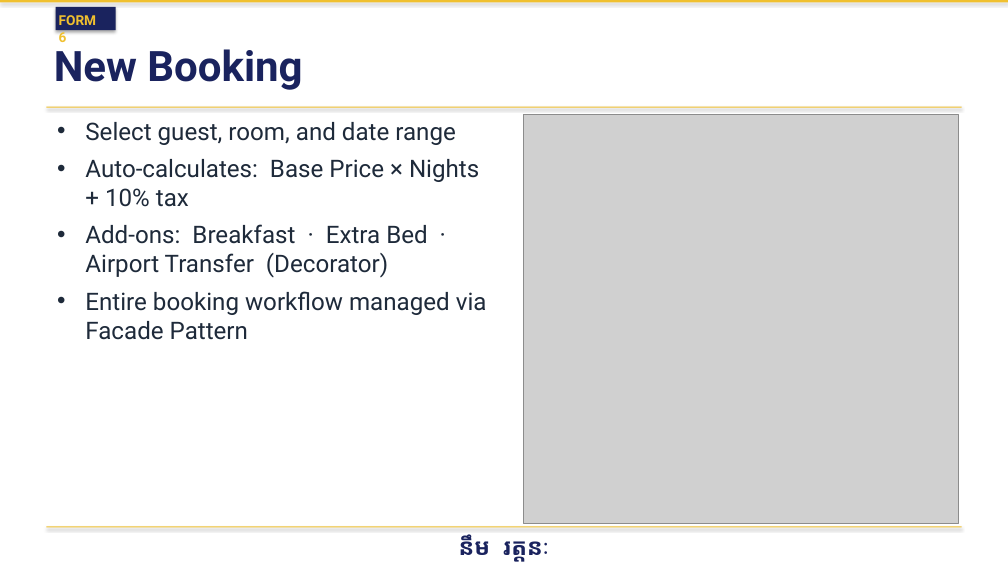
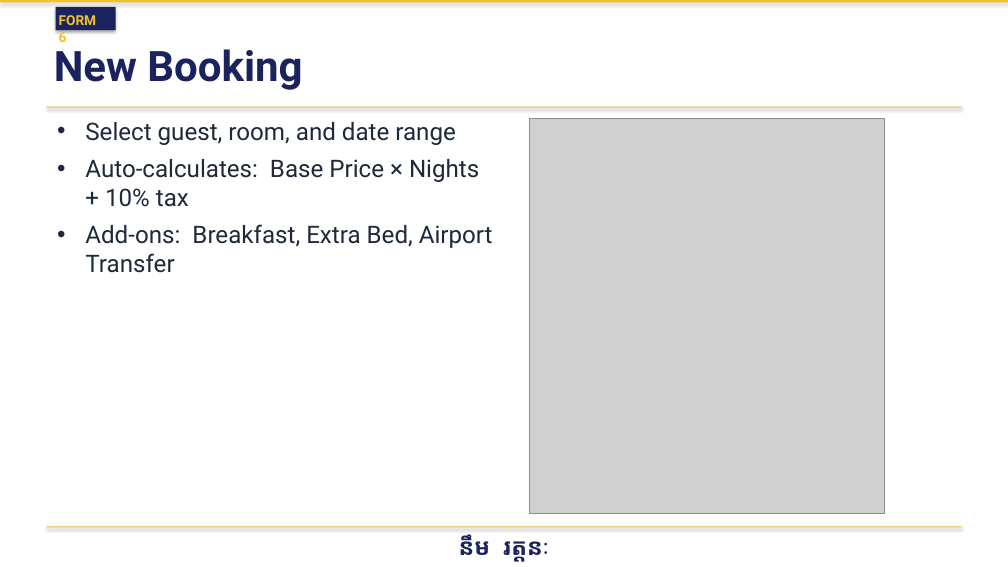
Before and after one commit to Vireakrom/hotel-management-system-OOAD, a slide deck: slide 9 of Documentation/HotelManagementSystem.pptx. Drawn at 1008x567 pixels with LibreOffice and Linux fonts; fonts in the diff are those of the drawing; grey boxes stand for pictures. Boxes give left, top, right and bottom in pixels: in the first picture for what was removed or moved away, otherwise in the second. Text is boxed around its words. In the diff, an @@ line names an element or a change of style, - is before the commit and + after.

```diff
--- a/Documentation/HotelManagementSystem.pptx
+++ b/Documentation/HotelManagementSystem.pptx
@@ picture: place and size @@
-picture at [523,114,959,523]
+picture at [529,119,885,513]
@@ text at [85,224,493,273]: text changed @@
-• Add-ons: Breakfast · Extra Bed · Airport Transfer (Decorator)
-• Entire booking workflow managed via Facade Pattern
+• Add-ons: Breakfast, Extra Bed, Airport Transfer
```
Also in this commit, not shown: 13 other slides changed, 13 other files.
